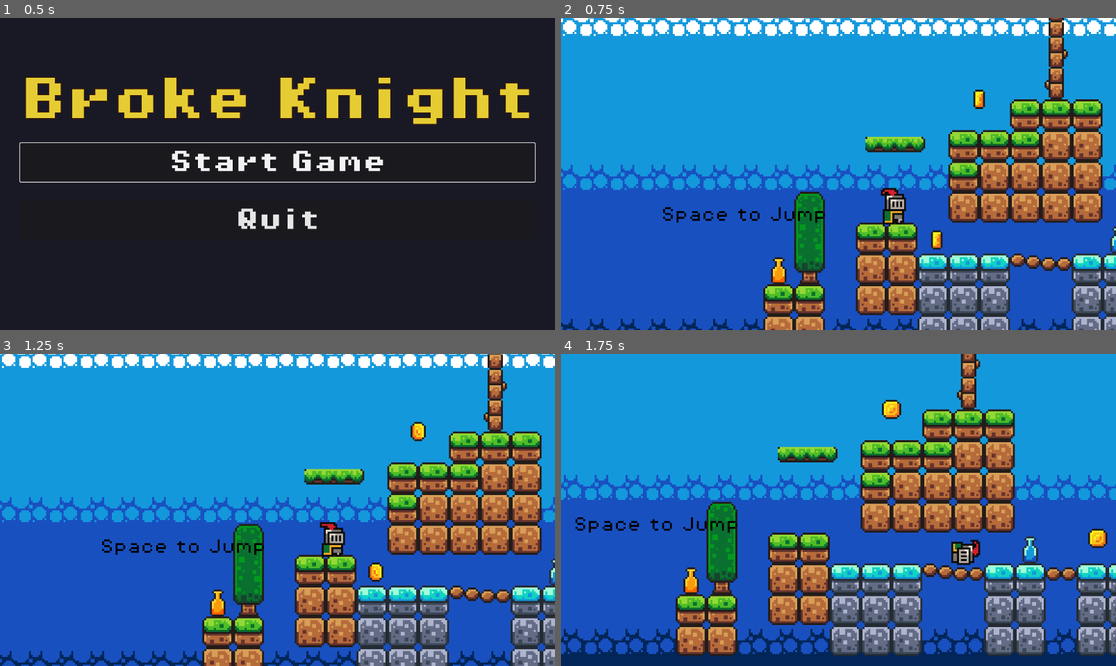
Above: before the commit, frames 1-4 (two rows, left to right).
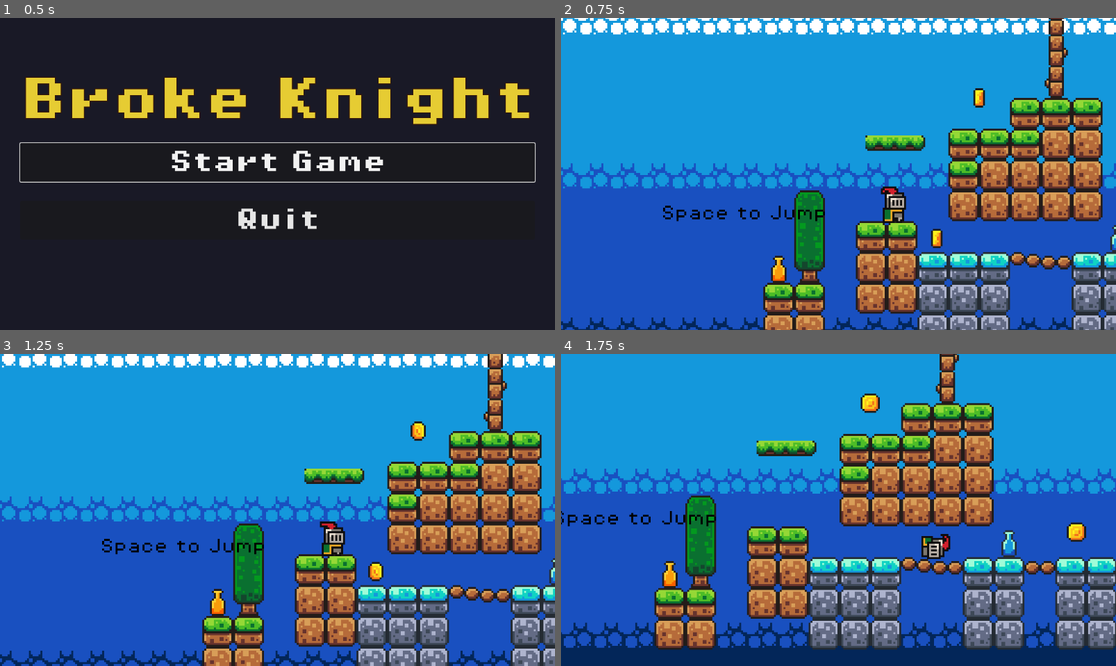
Above: after the commit, the same moments.

Repository: Tobyjcode/BrokeKnightGame
Game: Godot game, scene res://scenes/main_menu.tscn
Two runs of this game, one before a commit and one after it. Both use one fixed random seed, a clock stepped at 60 frames per second and the inputs below.
Inputs:
- Up to frame 1 (0.5 s): no input
- Up to frame 2 (0.75 s): click "Start Game" at 0.5 s
- Up to frame 3 (1.25 s): no input
- Up to frame 4 (1.75 s): tap Enter (ui_accept) at 1.25 s; hold Right (move_right) from 1.28 s (still down); tap Shift (shift) at 1.35 s; tap Space (jump) at 1.52 s

Frame 1 is identical in both runs. In frame 2, 13% of the frame differs, in the area x 0-100%, y 0-100%; in frame 3, 5.4%; in frame 4, 42%, in the area x 0-100%, y 0-97%.

Commit message:
Update player scene frame progress for smoother animation and enable physics interpolation in project settings for improved gameplay dynamics.

Diff:
--- a/player.tscn
+++ b/player.tscn
@@ -242,7 +242,7 @@
 sprite_frames = SubResource("SpriteFrames_2hs0m")
 animation = &"roll"
 autoplay = "idle"
-frame_progress = 0.565589
+frame_progress = 0.479011
 
 [node name="CollisionShape2D" type="CollisionShape2D" parent="."]
 position = Vector2(0, -6)
--- a/project.godot
+++ b/project.godot
@@ -48,6 +48,10 @@
 ]
 }
 
+[physics]
+
+common/physics_interpolation=true
+
 [rendering]
 
 textures/canvas_textures/default_texture_filter=0
